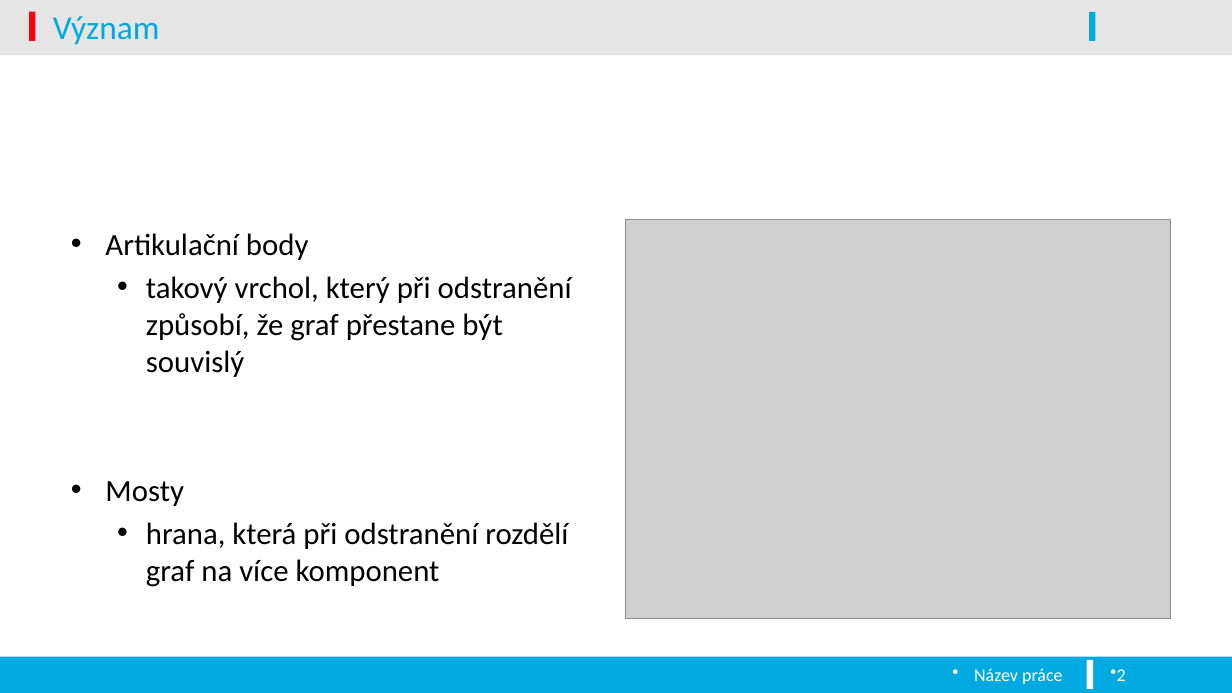
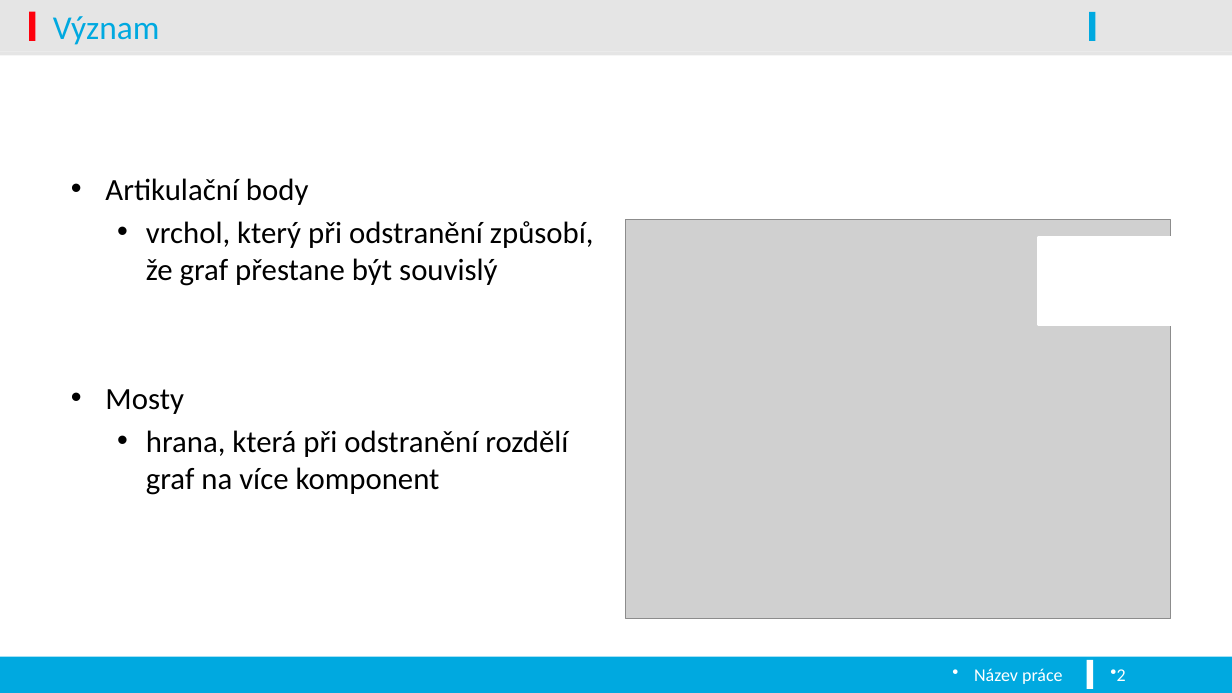
Before and after one commit to MrakDun-desu/graph-algo-visualiser, a slide deck: slide 2 of Artikulační body a mosty.pptx. Drawn at 1232x693 pixels with LibreOffice and Linux fonts; fonts in the diff are those of the drawing; grey boxes stand for pictures; background and template pictures are left out. Boxes give left, top, right and bottom in pixels: in the first picture for what was removed or moved away, otherwise in the second. Text is boxed around its words. In the diff, an @@ line names an element or a change of style, - is before the commit and + after.

```diff
--- a/Artikulační body a mosty.pptx
+++ b/Artikulační body a mosty.pptx
@@ text "Artikulační body": place and size @@
-text "Artikulační body" at [105, 233, 572, 587]
+text "Artikulační body" at [105, 178, 594, 495]
@@ text at [146, 221, 594, 286]: text changed @@
-  • takový vrchol, který při odstranění způsobí, že graf přestane být souvislý
+  • vrchol, který při odstranění způsobí, že graf přestane být souvislý
@@ rectangle added at [1038, 238, 1213, 324], fill #FFFFFF, outline #FFFFFF 2.25 pt @@
```
Also in this commit, not shown: 5 other slides changed, 3 other files.
